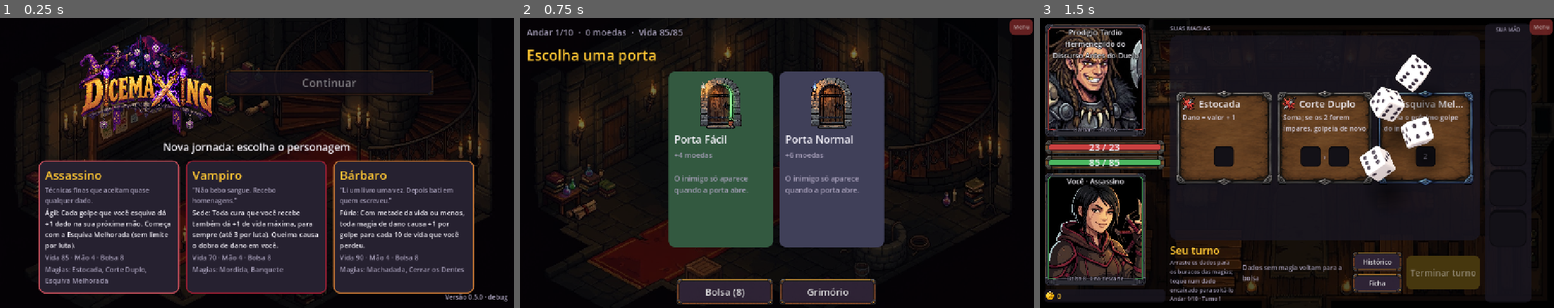
Above: before the commit, frames 1-3 (left to right).
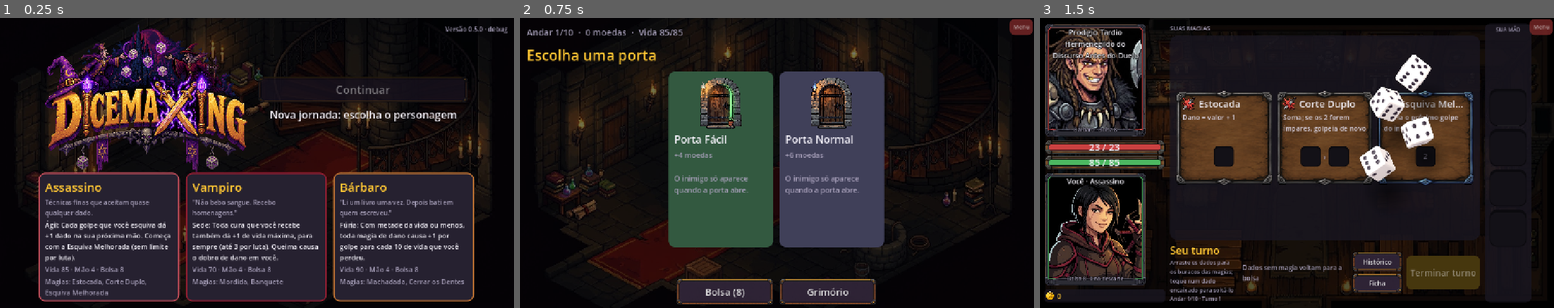
Above: after the commit, the same moments.

Repository: luizfsantos-alt/DICEMAXXXING
Game: Godot game, scene res://ui/main.tscn
Same seed, same stepped clock (60 frames per second), same inputs: the game is played once before the commit and once after it.
Inputs (mouse positions are in pixels of both pictures, inside the frame that each line leads up to):
- Up to frame 1 (0.25 s): no input
- Up to frame 2 (0.75 s): click (627, 226) at 0.52 s
- Up to frame 3 (1.5 s): click (1240, 160) at 1.27 s

The runs differ from the first frame. In frame 1, 26% of the frame differs, in the area x 7-99%, y 2-98%; in frame 2, nothing differs; in frame 3, nothing differs.

Commit message:
Logo do título 50% maior no menu
- TITLE_H 250 -> 375; "escolha o personagem" vai para a coluna da direita,
  cartões um pouco mais baixos e a versão sobe para o canto de cima.
- Versiona o .import da fonte Bungee, como os das outras artes.

Co-Authored-By: Claude Opus 5.5 <noreply@anthropic.com>
Claude-Session: https://claude.ai/code/session_01WYKQX1HpvSuDGtWqHS1ddh

Diff:
--- a/ui/menu_screen.gd
+++ b/ui/menu_screen.gd
@@ -7,7 +7,7 @@
 
 const LOGO := "res://assets/logo.png"
 const TITLE_LOGO := "res://assets/title_logo.png" ## Logo com o nome (640×479, fundo recortado).
-const TITLE_H := 250.0
+const TITLE_H := 375.0
 const BACKGROUND := "res://assets/backgrounds/menu.jpg"
 signal continue_run
 
@@ -22,10 +22,10 @@
 	var cc := CenterContainer.new()
 	cc.set_anchors_preset(Control.PRESET_FULL_RECT)
 	add_child(cc)
-	var v := Kit.vbox(16)
+	var v := Kit.vbox(-6) # os cartões encostam na franja de baixo do logo
 	v.custom_minimum_size = Vector2(1100, 0)
 	cc.add_child(v)
-	# Logo do título à esquerda; aviso de versão e Continuar à direita.
+	# Logo do título à esquerda; Continuar, aviso de versão e "escolha o personagem" à direita.
 	# Sem a arte do título, volta ao dado com chapéu e o nome em texto.
 	var head := Kit.hbox(28)
 	head.alignment = BoxContainer.ALIGNMENT_CENTER
@@ -51,7 +51,8 @@
 	tv.add_child(c)
 	var nt := Kit.label(Texts.t("ui.pick_character"), 26, Kit.TEXT)
 	nt.horizontal_alignment = HORIZONTAL_ALIGNMENT_CENTER
-	v.add_child(nt)
+	# Com o logo grande, o convite vai na coluna da direita para os cartões caberem na tela.
+	(tv if title_art else v).add_child(nt)
 	var row := Kit.hbox(16)
 	row.alignment = BoxContainer.ALIGNMENT_CENTER
 	v.add_child(row)
@@ -62,16 +63,15 @@
 	return self
 
 
-## Versão instalada no canto de baixo à direita ("debug" nos APKs de branch), para saber
+## Versão instalada no canto de cima à direita ("debug" nos APKs de branch), para saber
 ## se o aviso de versão nova deveria aparecer.
 func _version_label() -> Label:
 	var txt := version_text(AppVersion.current(), OS.is_debug_build())
 	var l := Kit.label(txt, 16, Kit.MUTED)
 	l.name = "Version"
 	l.horizontal_alignment = HORIZONTAL_ALIGNMENT_RIGHT
-	l.set_anchors_and_offsets_preset(Control.PRESET_BOTTOM_RIGHT, Control.PRESET_MODE_MINSIZE, 16)
+	l.set_anchors_and_offsets_preset(Control.PRESET_TOP_RIGHT, Control.PRESET_MODE_MINSIZE, 16)
 	l.grow_horizontal = Control.GROW_DIRECTION_BEGIN
-	l.grow_vertical = Control.GROW_DIRECTION_BEGIN
 	l.mouse_filter = Control.MOUSE_FILTER_IGNORE
 	return l
 
@@ -87,7 +87,7 @@
 	var info := Texts.character(id)
 	var c := Characters.get_def(id)
 	var b := Button.new()
-	b.custom_minimum_size = Vector2(350, 330)
+	b.custom_minimum_size = Vector2(350, 320)
 	b.focus_mode = Control.FOCUS_NONE
 	var col := Portrait.COLORS.get(id, Kit.PANEL_HI) as Color
 	for st in ["normal", "hover", "pressed"]:
Not shown, added: assets/fonts/Bungee-Regular.ttf.import
